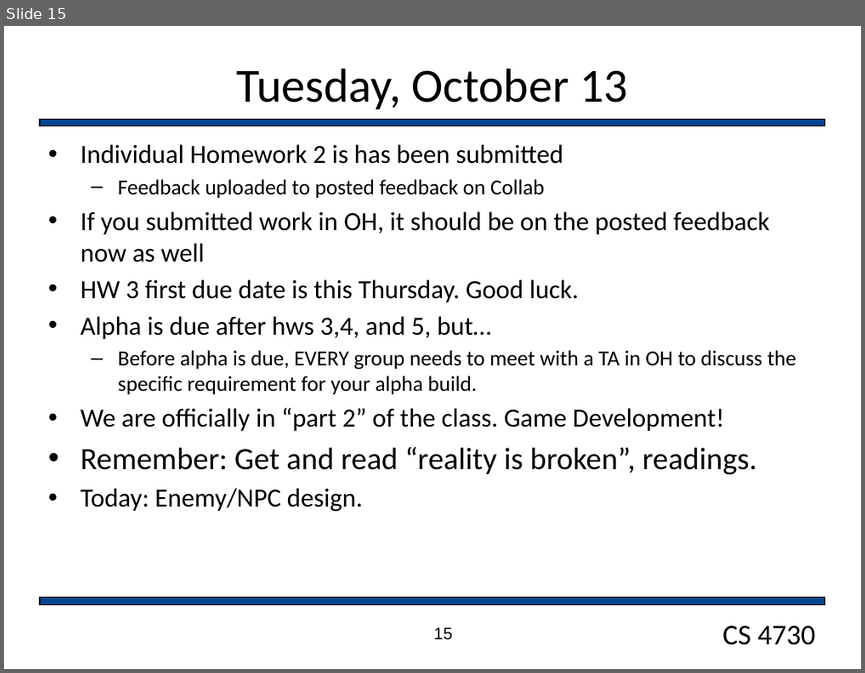
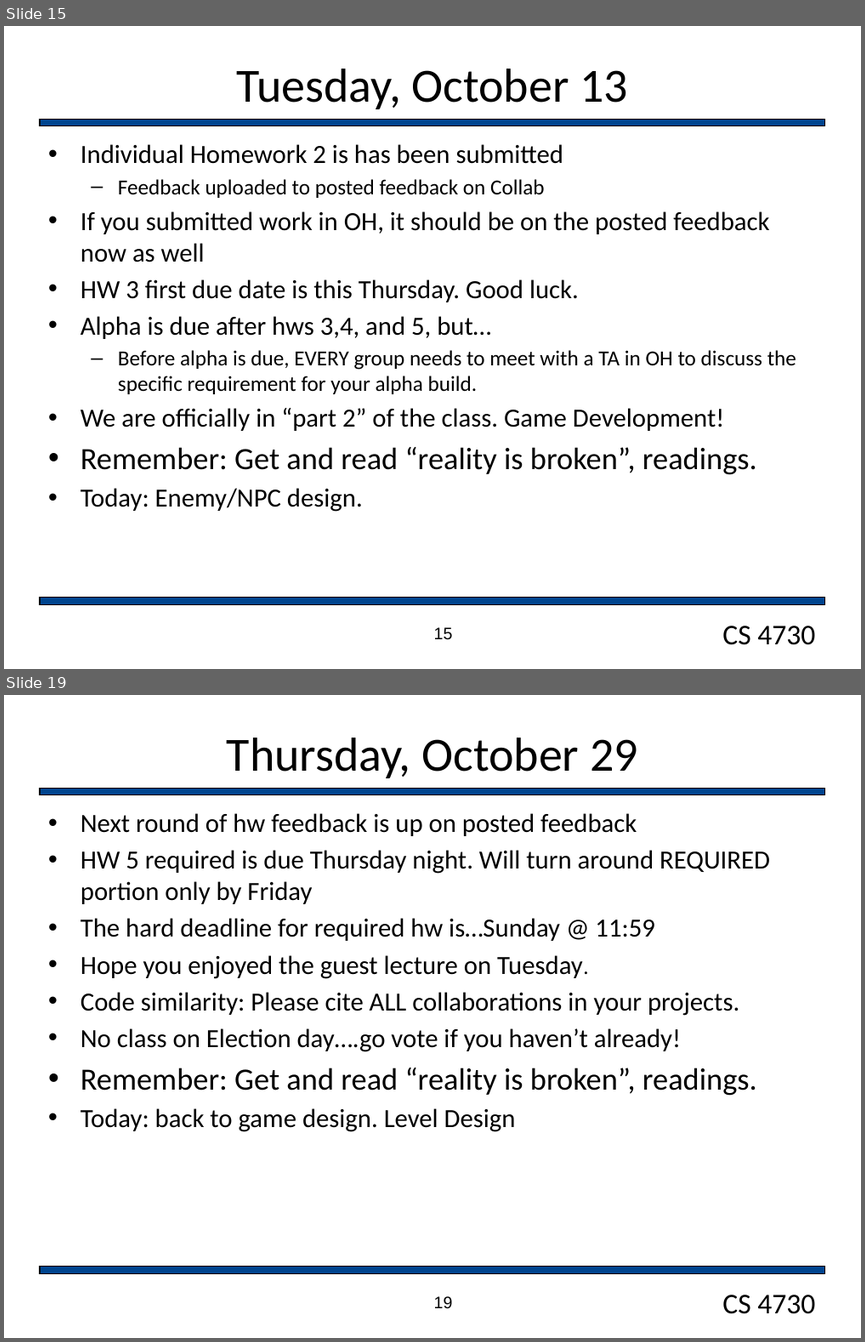
Before and after one commit to markfloryan/gamedesign, a slide deck: slides/dailyAnnouncements.pptx. Shown one above the other, each under a label of ours: slide 15 before the commit, slides 15 and 19 after it; the slides between them are not shown. The pictures are 865x673 and 865x1342 pixels, drawn with LibreOffice and Linux fonts; fonts in the diff are those of the drawing; background and template pictures are left out. Boxes give left, top, right and bottom in pixels: in the first picture for what was removed or moved away, otherwise in the second. Text is boxed around its words. In the diff, an @@ line names an element or a change of style, - is before the commit and + after.

```diff
--- a/slides/dailyAnnouncements.pptx
+++ b/slides/dailyAnnouncements.pptx
@@ slide 19 added at [4, 695, 861, 1338], background #FFFFFF; not listed: 3 template elements that a slide beside it also shows @@
@@ title added at [227, 737, 638, 778], 40 pt, text #000000 @@
+Thursday, October 29
@@ text added at [80, 813, 770, 1132], 22 pt, text #000000 @@
+• Next round of hw feedback is up on posted feedback
+• HW 5 required is due Thursday night. Will turn around REQUIRED portion only by Friday
+• The hard deadline for required hw is…Sunday @ 11:59
+• Hope you enjoyed the guest lecture on Tuesday.
+• Code similarity: Please cite ALL collaborations in your projects.
+• No class on Election day….go vote if you haven’t already!
+• Remember: Get and read “reality is broken”, readings.
+• Today: back to game design. Level Design
@@ page number added at [434, 1296, 453, 1309], 14 pt, text #000000 @@
+19
```
Also in this commit, not shown: 4 other slides added, 3 other files.
